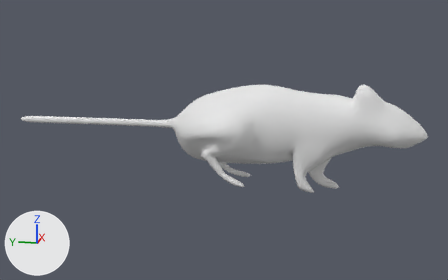
An edit to the Blender file Models/RatCharacter/rat.blend, drawn before and after from the same camera.
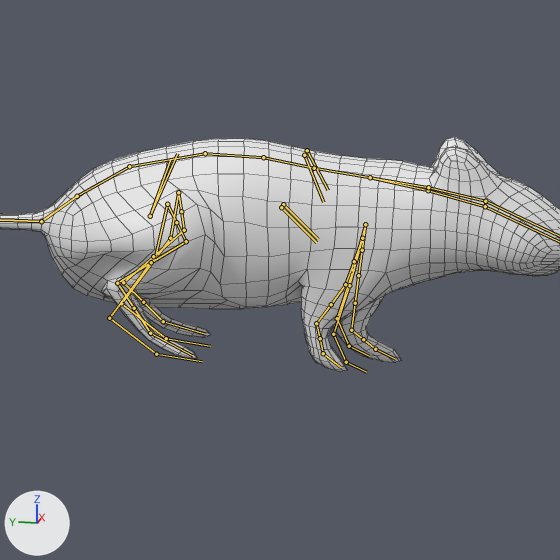
Old and new are each drawn whole from a 50 mm camera at (-5.32, -0.7, 1.76) aimed at (-0.01, 0.36, 0.43) and again close up on the part from 34% to 92% of the width and 7% to 100% of the height. The lights are fixed; the arrows at lower left show +X, +Y and +Z. Both versions are drawn at frame 27 of the action 'Walking'; the numbers are the values there. The bones that bend it are drawn over the model as lines in the close-ups. The close-ups show mesh edges as thin lines.

In view in the first close-up: 'Rat'.
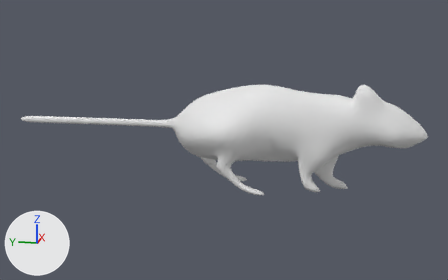
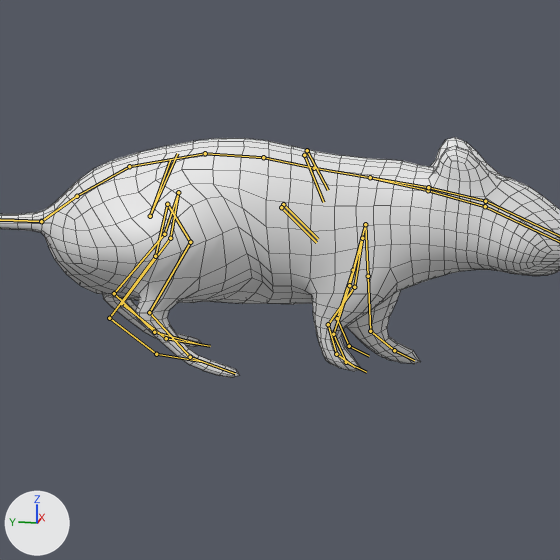
Pixel boxes (x1, y1, x2, y2) of what changed, in the close-ups (560 x 560 px):
'Rat', posed: before (0, 137, 560, 372); after (0, 137, 560, 378)

The edits, one by one:
Bone 'front_foot_ik.L' (bone_front_foot_ik_l) moves from (0.0, -0.11, -0.01) to (0.0, -0.19, -0.01).
Bone 'front_foot_ik.R' (bone_front_foot_ik_r) moves from (0.0, 0.1, 0.01) to (0.0, 0.05, 0.02).
Bone 'front_foot_ik.R' (bone_front_foot_ik_r) turns from (11, 0, 0) to (8, 0, 0) degrees about its own x, y and z.
Bone 'foot_ik.L' (bone_foot_ik_l) moves from (0.08, 0.03, 0.03) to (0.08, 0.07, -0.02).
Bone 'foot_ik.L' (bone_foot_ik_l) turns from (7, 0, 0) to (6, 0, 0) degrees about its own x, y and z.
Bone 'foot_ik.R' (bone_foot_ik_r) moves from (-0.12, 0.02, 0.06) to (-0.12, -0.15, 0.0).
Bone 'foot_ik.R' (bone_foot_ik_r) turns from (20, 0, 0) to (11, 0, 0) degrees about its own x, y and z.
